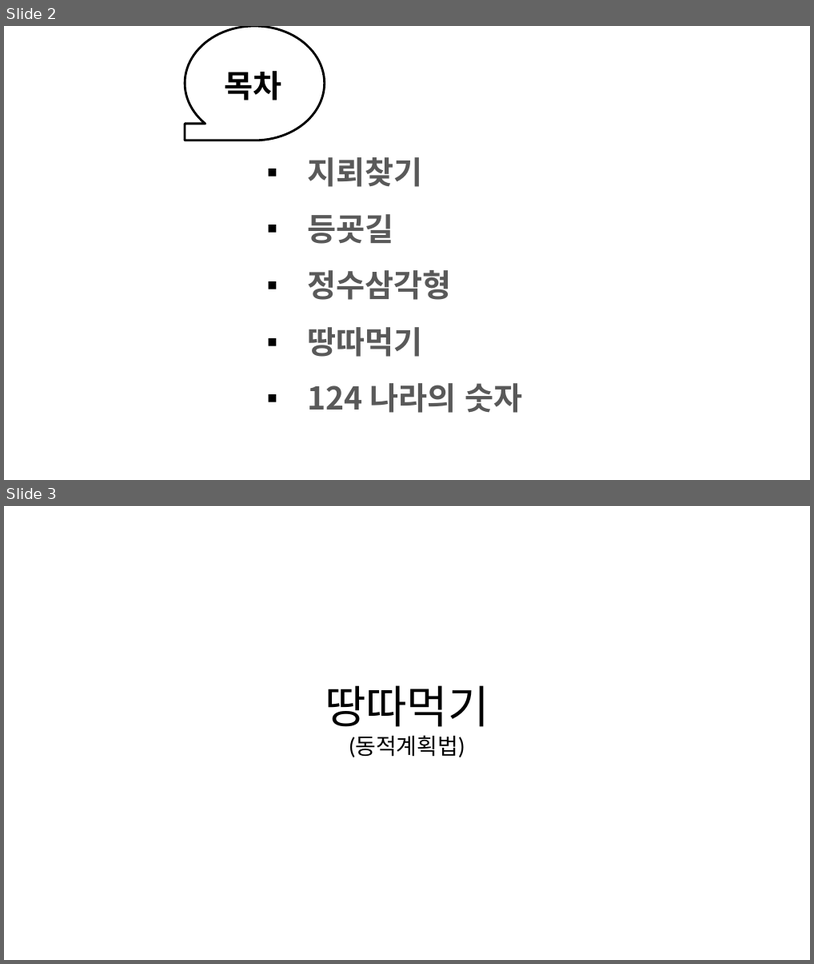
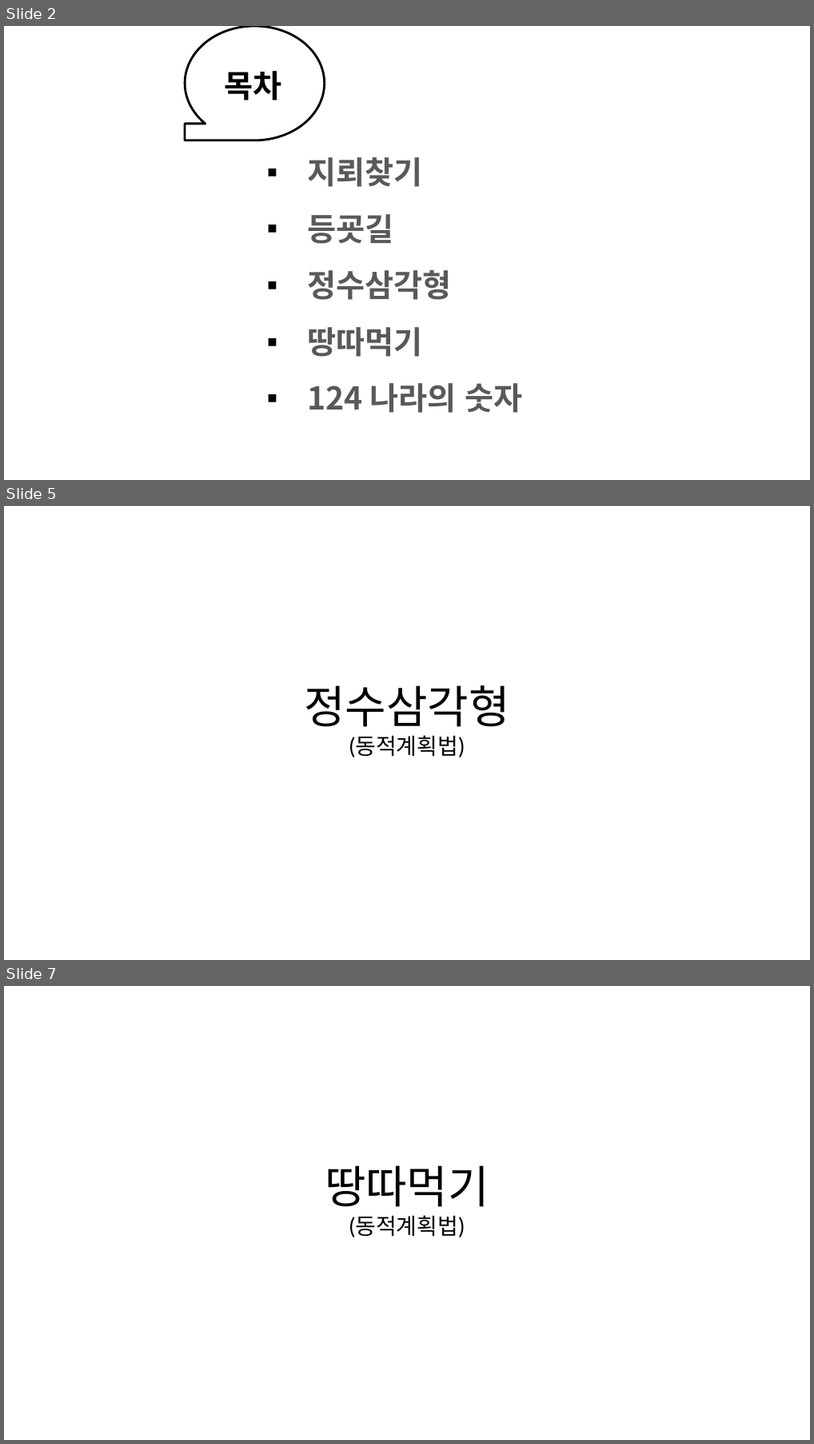
Before and after one commit to sunminky/algorythmStudy, a slide deck: 개인공부/알고리즘 스터디/5주차/알쓰5주차.pptx. Shown one above the other, each under a label of ours: slides 2 and 3 before the commit, slides 2, 5 and 7 after it; the slides between them are not shown. The pictures are 814x964 and 814x1444 pixels, drawn with LibreOffice and Linux fonts; fonts in the diff are those of the drawing; background and template pictures are left out. Boxes give left, top, right and bottom in pixels: in the first picture for what was removed or moved away, otherwise in the second. Text is boxed around its words. In the diff, an @@ line names an element or a change of style, - is before the commit and + after.

```diff
--- a/개인공부/알고리즘 스터디/5주차/알쓰5주차.pptx
+++ b/개인공부/알고리즘 스터디/5주차/알쓰5주차.pptx
@@ slide 5 added at (4,506,810,960), background picture (left out) @@
@@ text added at (304,685,510,757), 20 pt, text #000000 @@
+정수삼각형
+(동적계획법)
@@ what was slide 3 is now slide 7 @@
```
Also in this commit, not shown: 3 other slides added.
